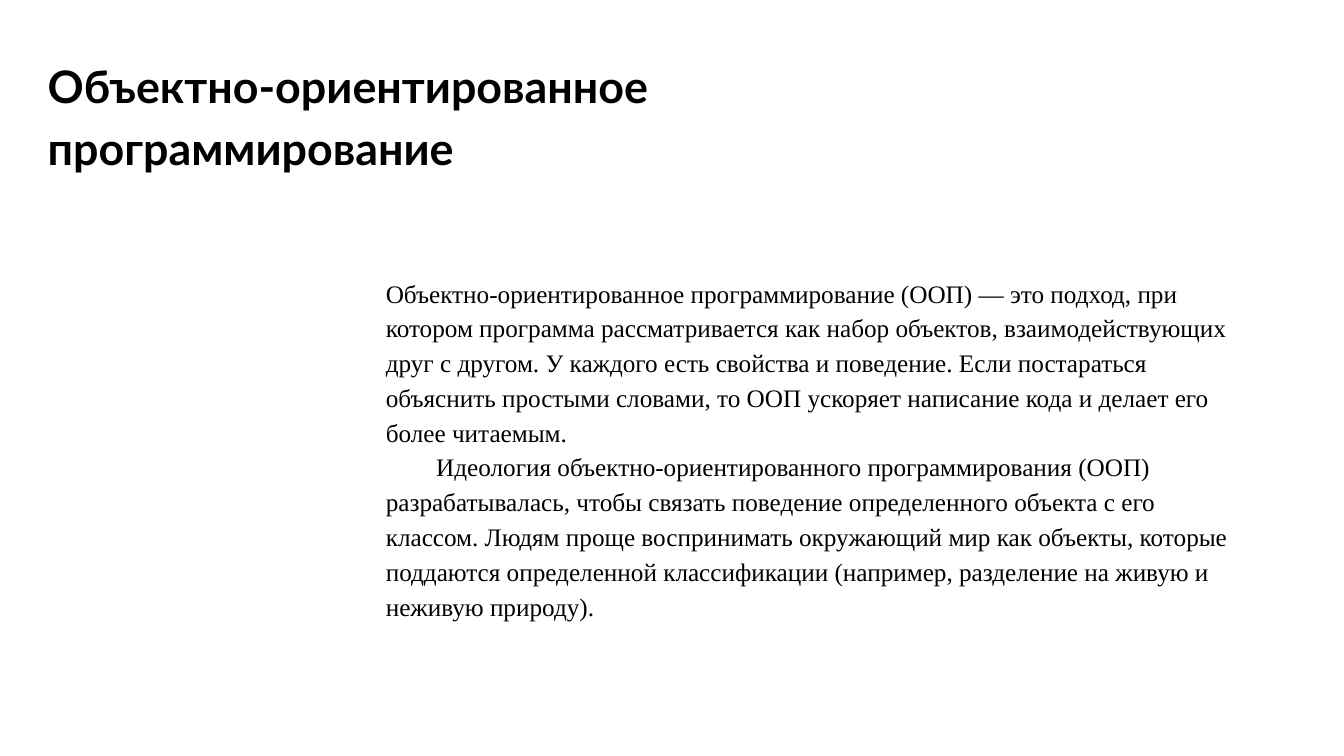
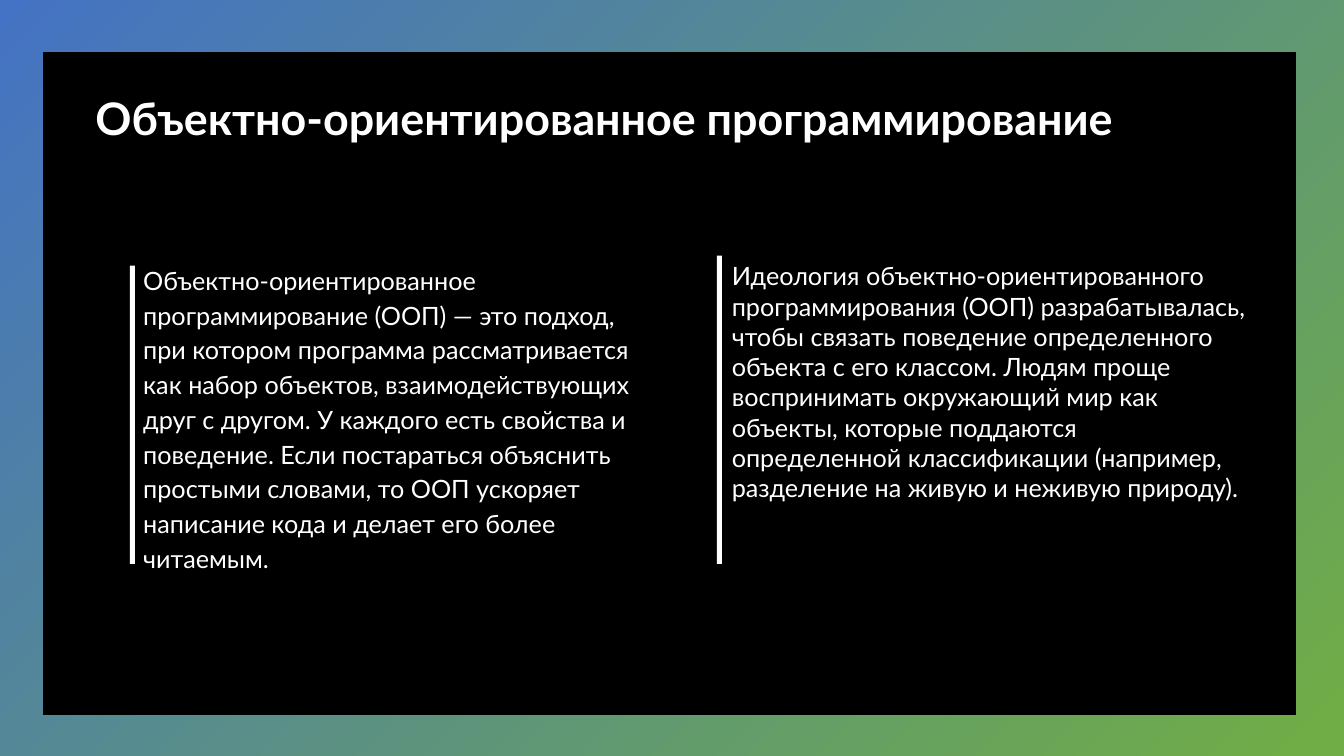
Before and after one commit to FFlop235/School_Project, a slide deck: slide 6 of Анализ оценок из Сетевого Города.pptx (slide 7 before the commit). Drawn at 1344x756 pixels with LibreOffice and Linux fonts; fonts in the diff are those of the drawing. Boxes give left, top, right and bottom in pixels: in the first picture for what was removed or moved away, otherwise in the second. Text is boxed around its words. In the diff, an @@ line names an element or a change of style, - is before the commit and + after.

```diff
--- a/Анализ оценок из Сетевого Города.pptx
+++ b/Анализ оценок из Сетевого Города.pptx
@@ background #FFFFFF to gradient #70AD47 to #4472C4 @@
@@ rectangle added at (44,52,1297,714), fill #000000, outline #000000 1 pt @@
@@ text "Объектно-ориентированное программирование": place and size @@
-text "Объектно-ориентированное программирование" at (48,70,648,173)
+text "Объектно-ориентированное программирование" at (95,102,1113,143)
@@ text "Объектно-ориентированное программирование" at (95,102,1113,143): text colour #000000 to #FFFFFF @@
@@ rectangle added at (130,266,135,565), fill #FFFFFF @@
@@ rectangle added at (717,256,722,565), fill #FFFFFF @@
@@ text "Идеология объектно-ориентированного программирования (ООП) р ...": place and size @@
-text "Идеология объектно-ориентированного программирования (ООП) р ..." at (386,285,1227,622)
+text "Идеология объектно-ориентированного программирования (ООП) р ..." at (732,267,1245,502)
@@ text "Идеология объектно-ориентированного программирования (ООП) р ..." at (732,267,1245,502): font Times New Roman to Lato, text colour #000000 to #FFFFFF; indent changed; line spacing 1.15 to 1 @@
@@ text added at (143,271,629,569), 18 pt, text #FFFFFF @@
+Объектно-ориентированное программирование (ООП) — это подход, при котором программа рассматривается как набор объектов, взаимодействующих друг с другом. У каждого есть свойства и поведение. Если постараться объяснить простыми словами, то ООП ускоряет написание кода и делает его более читаемым.
@@ text at (386,285,1226,443): paragraph removed @@
-Объектно-ориентированное программирование (ООП) — это подход, при котором программа рассматривается как набор объектов, взаимодействующих друг с другом. У каждого есть свойства и поведение. Если постараться объяснить простыми словами, то ООП ускоряет написание кода и делает его более читаемым.
```
Also in this commit, not shown: 8 other slides changed, 13 slides added, 1 slide removed.
